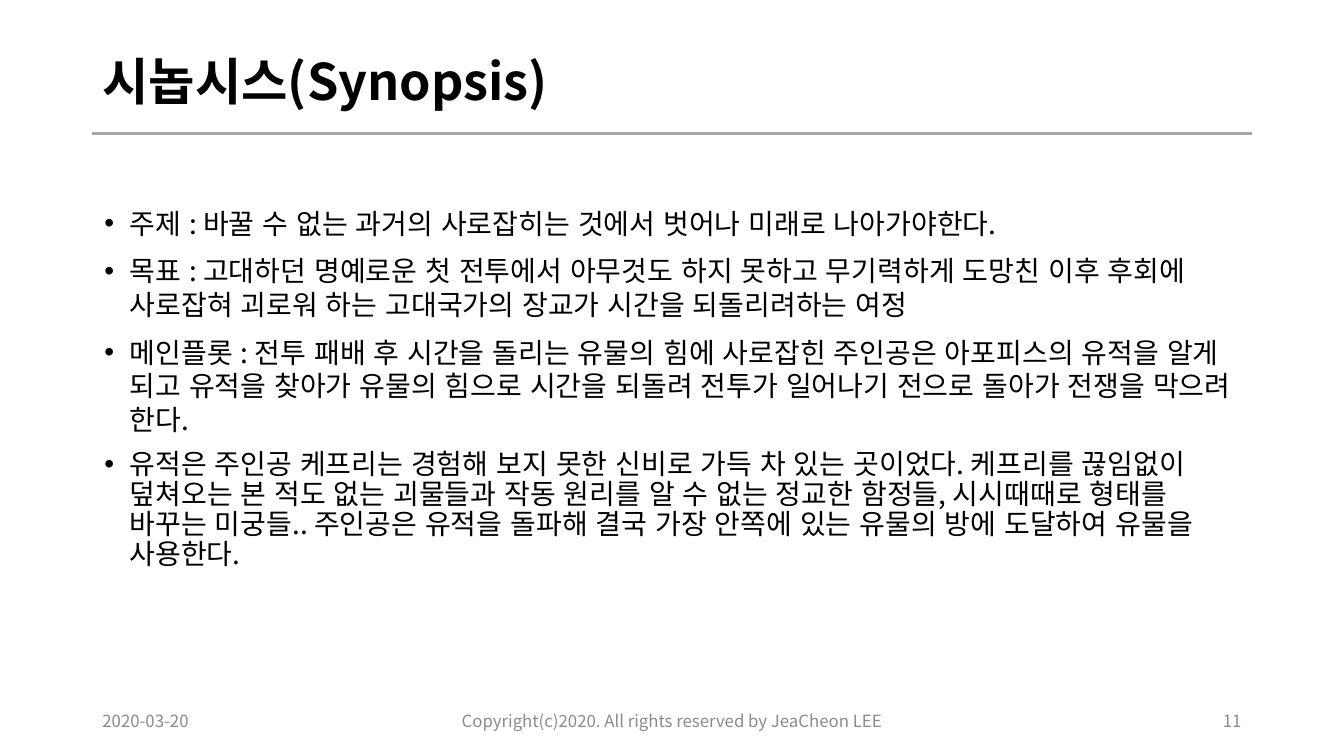
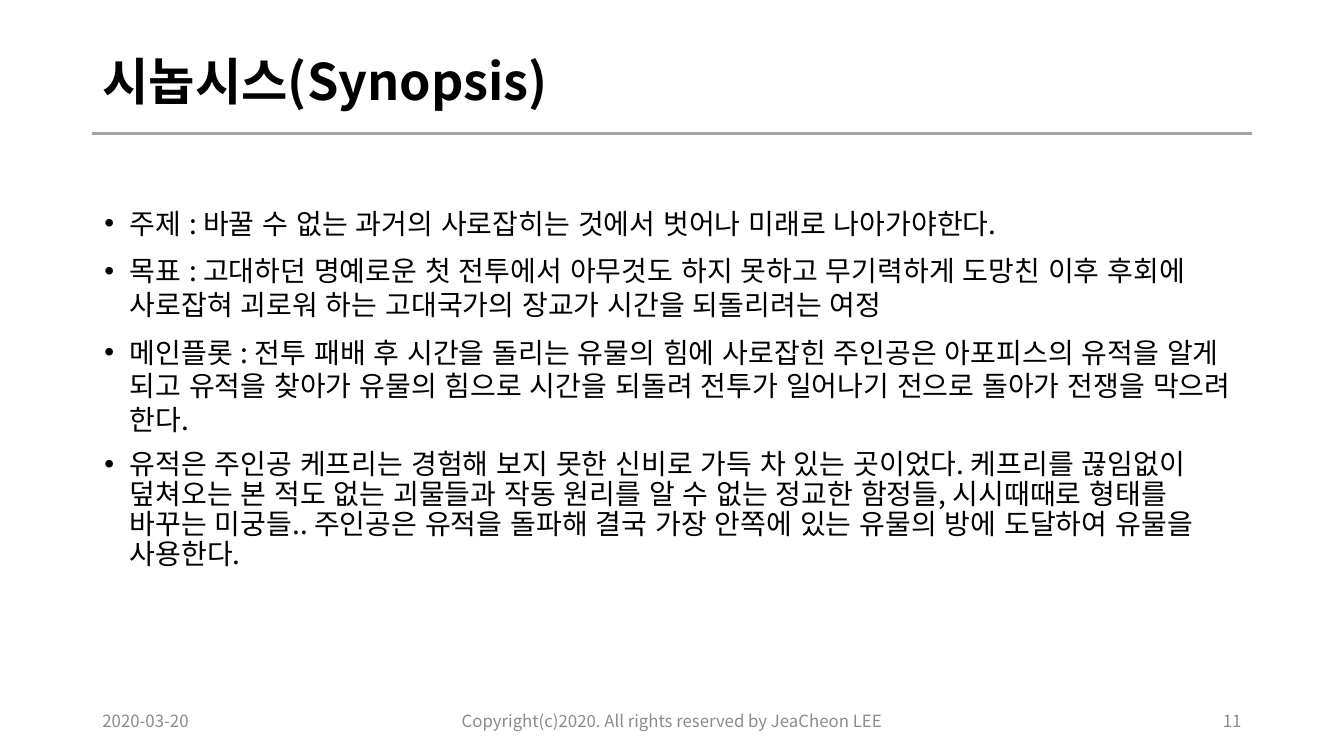
Before and after one commit to lee1030cjs/SemiProject_ActionRPG, a slide deck: slide 11 of 01.Document/01.컨셉기획/[SemiProject1]20200320_ActionRPG_concept_design_이재천_ver0.1.pptx. Drawn at 1344x756 pixels with LibreOffice and Linux fonts; fonts in the diff are those of the drawing. Boxes give left, top, right and bottom in pixels: in the first picture for what was removed or moved away, otherwise in the second. Text is boxed around its words. In the diff, an @@ line names an element or a change of style, - is before the commit and + after.

```diff
--- a/01.Document/01.컨셉기획/[SemiProject1]20200320_ActionRPG_concept_design_이재천_ver0.1.pptx
+++ b/01.Document/01.컨셉기획/[SemiProject1]20200320_ActionRPG_concept_design_이재천_ver0.1.pptx
@@ text at [130,257,1184,318]: text changed @@
-• 목표 : 고대하던 명예로운 첫 전투에서 아무것도 하지 못하고 무기력하게 도망친 이후 후회에 사로잡혀 괴로워 하는 고대국가의 장교가 시간을 되돌리려하는 여정
+• 목표 : 고대하던 명예로운 첫 전투에서 아무것도 하지 못하고 무기력하게 도망친 이후 후회에 사로잡혀 괴로워 하는 고대국가의 장교가 시간을 되돌리려는 여정
```
Also in this commit, not shown: 9 other slides changed, 1 slide added, 2 other files.
